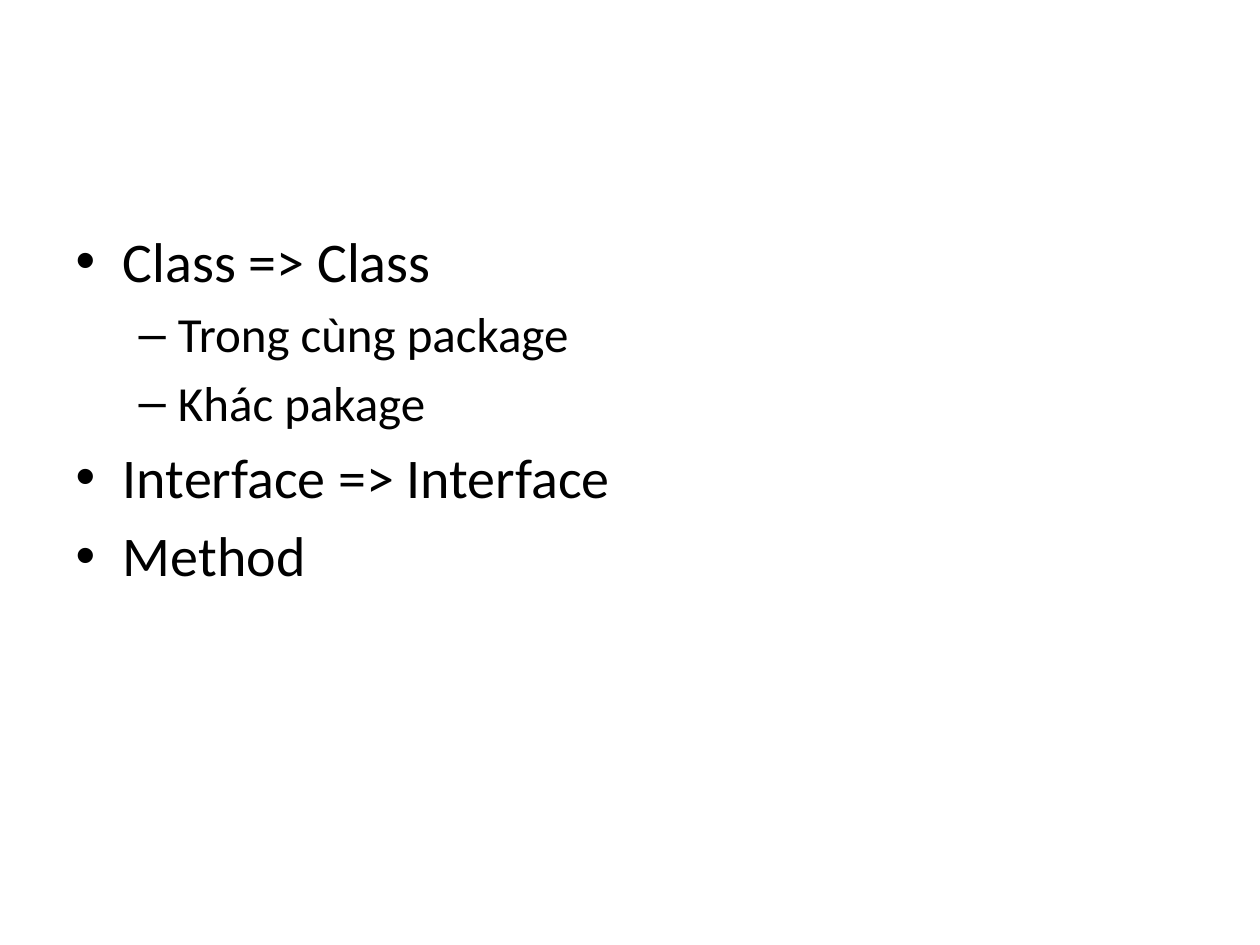
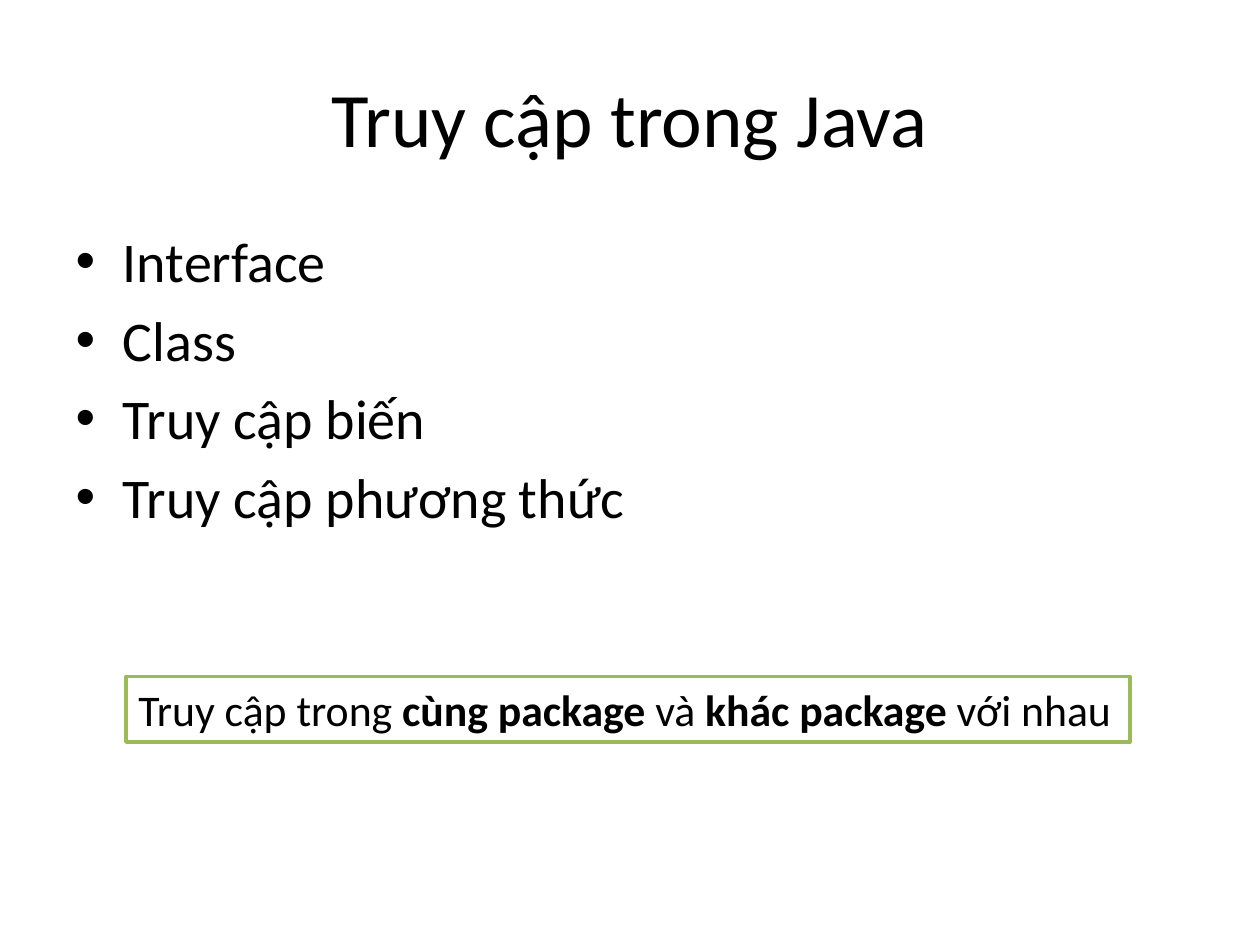
Before and after one commit to phithanh97cs/T3H, a slide deck: slide 4 of 3. Back-end/1. JavaCore/4. Access Modifier trong java.pptx (slide 9 before the commit). Drawn at 1260x945 pixels with LibreOffice and Linux fonts; fonts in the diff are those of the drawing. Boxes give left, top, right and bottom in pixels: in the first picture for what was removed or moved away, otherwise in the second. Text is boxed around its words. In the diff, an @@ line names an element or a change of style, - is before the commit and + after.

```diff
--- a/3. Back-end/1. JavaCore/4. Access Modifier trong java.pptx
+++ b/3. Back-end/1. JavaCore/4. Access Modifier trong java.pptx
@@ title added at <box>332,95,928,161</box>, 44 pt, text #000000 @@
+Truy cập trong Java
@@ text at <box>123,243,625,528</box>: text changed @@
-• Class => Class
-  – Trong cùng package
-  – Khác pakage
-• Interface => Interface
-• Method
+• Interface
+• Class
+• Truy cập biến
+• Truy cập phương thức
@@ rectangle added at <box>126,677,1130,742</box>, fill #FFFFFF, outline #9BBB59 2 pt, 25 pt, text #000000, bold @@
+Truy cập trong cùng package và khác package với nhau
```
Also in this commit, not shown: 2 other slides changed, 2 slides added, 3 slides removed.
